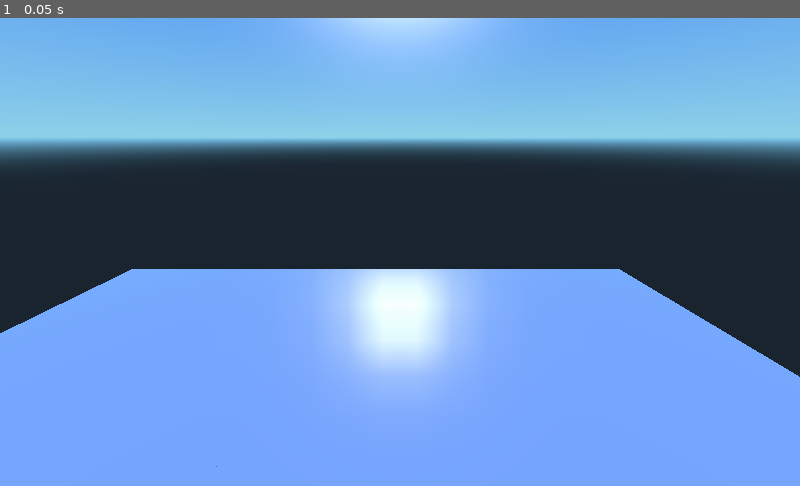
Above: before the commit, frame 1.
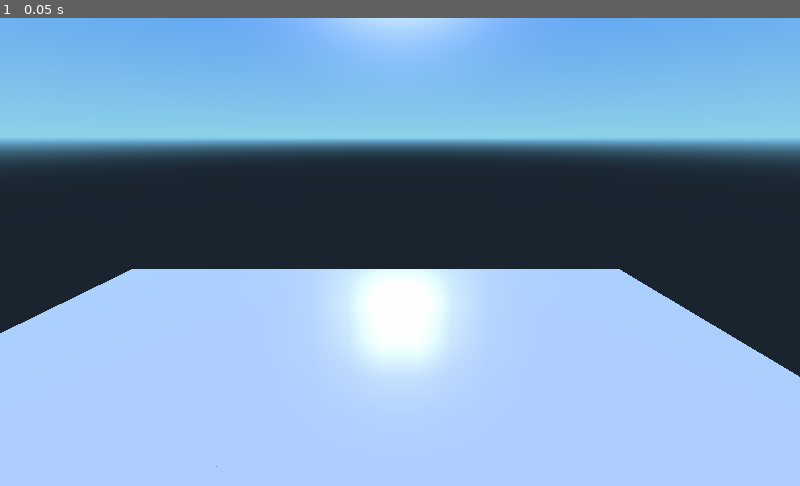
Above: after the commit, the same moment.

Repository: mustafmst/minecraft-clone
Game: Godot game, scene res://scenes/World/World.tscn
Two runs of this game, one before a commit and one after it. Both use one fixed random seed, a clock stepped at 60 frames per second and the inputs below. The project has no main scene, so this scene is started directly.
Inputs:
- Up to frame 1 (0.05 s): no input

The runs differ from the first frame. In frame 1, 42% of the frame differs, in the area x 0-100%, y 53-100%.

Commit message:
Add light to World scene

Diff:
--- a/scenes/World/World.tscn
+++ b/scenes/World/World.tscn
@@ -22,3 +22,31 @@
 _sections_unfolded = [ "Transform" ]
 
 [node name="Land" parent="." index="1" instance=ExtResource( 1 )]
+
+[node name="DirectionalLight" type="DirectionalLight" parent="." index="2"]
+
+transform = Transform( 0.703688, -0.638553, 0.311567, 0, 0.438512, 0.898725, -0.710509, -0.632422, 0.308576, 20.7838, 7.73524, 0 )
+layers = 1
+light_color = Color( 1, 1, 1, 1 )
+light_energy = 0.27
+light_indirect_energy = 1.0
+light_negative = false
+light_specular = 0.5
+light_bake_mode = 1
+light_cull_mask = -1
+shadow_enabled = false
+shadow_color = Color( 0, 0, 0, 1 )
+shadow_bias = 0.1
+shadow_contact = 0.0
+shadow_reverse_cull_face = false
+editor_only = false
+directional_shadow_mode = 2
+directional_shadow_split_1 = 0.1
+directional_shadow_split_2 = 0.2
+directional_shadow_split_3 = 0.5
+directional_shadow_blend_splits = false
+directional_shadow_normal_bias = 0.8
+directional_shadow_bias_split_scale = 0.25
+directional_shadow_depth_range = 0
+directional_shadow_max_distance = 200.0
+_sections_unfolded = [ "Light" ]
